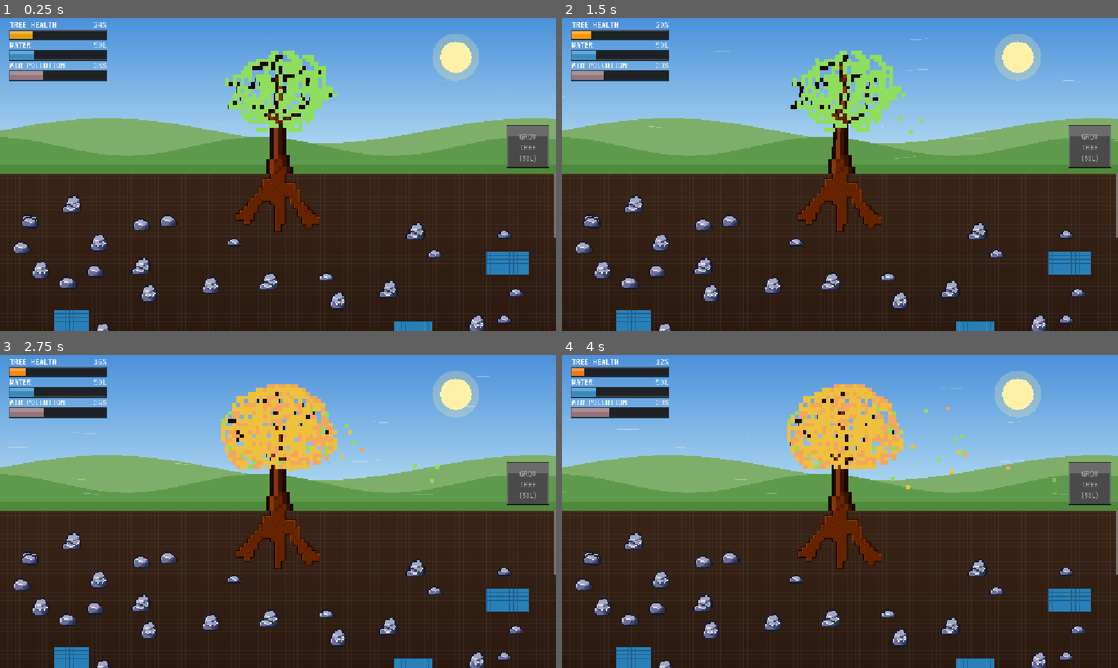
Above: before the commit, frames 1-4 (two rows, left to right).
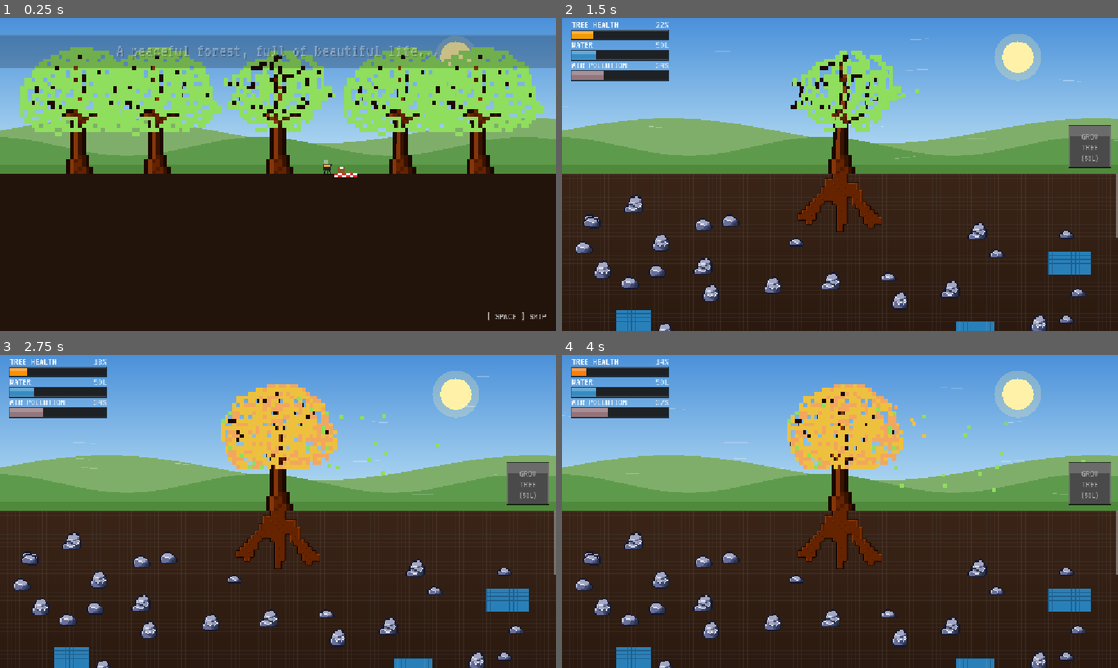
Above: after the commit, the same moments.

Repository: Jeeareen/ExtendoRoot
Game: Godot game, scene res://scenes/main.tscn
Same seed, same stepped clock (60 frames per second), same inputs: the game is played once before the commit and once after it.
Inputs (mouse positions are in pixels of both pictures, inside the frame that each line leads up to):
- Up to frame 1 (0.25 s): no input
- Up to frame 2 (1.5 s): tap Enter at 0.5, 0.6 s; move the mouse to (962, 158) at 0.52 s; click (962, 158) at 0.67 s; tap Space at 0.77, 0.8, 1.07 s; drag from (728, 190) to (812, 237) at 1.27 s
- Up to frame 3 (2.75 s): move the mouse to (333, 442) at 2.02 s; tap Enter at 2.1 s; click (333, 442) at 2.17 s; tap Space at 2.3 s
- Up to frame 4 (4 s): drag from (812, 574) to (673, 464) at 2.77 s; move the mouse to (1006, 558) at 3.52 s; tap Enter at 3.6 s; click (1006, 558) at 3.67 s; tap Space at 3.77, 3.8 s

The runs differ from the first frame. In frame 1, 37% of the frame differs, in the area x 0-100%, y 1-100%; in frame 2, 0.1%; in frame 3, 0.3%; in frame 4, 0.4%.

Commit message:
feat(intro): add animated pixel-art cutscene with skip and narrative texts

Diff:
--- a/scripts/main.gd
+++ b/scripts/main.gd
@@ -121,6 +121,21 @@
 var _root_grow_player: AudioStreamPlayer = null
 const ROOT_SFX_HOLD_TIME := 0.14
 var _root_sfx_timer: float = 0.0
+
+# Game state machine & Intro cinematic configuration
+enum GameState {
+	INTRO_PEACEFUL,
+	INTRO_FIRE,
+	INTRO_AFTERMATH,
+	INTRO_READY,
+	PLAYING
+}
+var _game_state: GameState = GameState.INTRO_PEACEFUL
+var _intro_timer: float = 0.0
+var _intro_fire_particles: Array = []
+var _intro_smoke_particles: Array = []
+var _intro_ash_particles: Array = []
+
 var _water_stored: float = INITIAL_WATER # Starts at 50L (equivalent to 50px of water source)
 var _tree_health: float = 25.0 # Starts at initial stage (small tree)
 var _air_pollution: float = 35.0
@@ -187,6 +202,10 @@
 
 
 func _process(delta: float) -> void:
+	if _game_state != GameState.PLAYING:
+		_process_intro(delta)
+		return
+
 	if _is_game_over:
 		if _root_grow_player and _root_grow_player.playing:
 			_root_grow_player.stop()
@@ -317,6 +336,7 @@
 
 
 func _restart_game() -> void:
+	_game_state = GameState.PLAYING
 	_water_stored = INITIAL_WATER
 	_tree_health = 25.0
 	_air_pollution = 35.0
@@ -524,6 +544,24 @@
 
 
 func _unhandled_input(event: InputEvent) -> void:
+	if _game_state != GameState.PLAYING:
+		if event is InputEventKey and event.pressed and not event.echo:
+			if event.keycode == KEY_SPACE or event.keycode == KEY_ENTER:
+				_start_gameplay()
+				return
+			elif event.keycode == KEY_ESCAPE:
+				var mode := DisplayServer.window_get_mode()
+				if mode == DisplayServer.WINDOW_MODE_FULLSCREEN:
+					DisplayServer.window_set_mode(DisplayServer.WINDOW_MODE_WINDOWED)
+				else:
+					DisplayServer.window_set_mode(DisplayServer.WINDOW_MODE_FULLSCREEN)
+				return
+		elif event is InputEventMouseButton and event.pressed and event.button_index == MOUSE_BUTTON_LEFT:
+			if _game_state == GameState.INTRO_READY:
+				_start_gameplay()
+				return
+		return
+
 	var size := get_viewport_rect().size
 	var mid := size.y * 0.5
 	var grow_btn_rect := _get_grow_button_rect(size, mid)
@@ -945,9 +983,501 @@
 					_rock_cells[Vector2i(origin_x + cell_c, origin_y + cell_r)] = true
 
 
+func _process_intro(delta: float) -> void:
+	_intro_timer += delta
+	if _intro_timer < 5.0:
+		_game_state = GameState.INTRO_PEACEFUL
+	elif _intro_timer < 11.0:
+		_game_state = GameState.INTRO_FIRE
+	elif _intro_timer < 15.0:
+		_game_state = GameState.INTRO_AFTERMATH
+	else:
+		_game_state = GameState.INTRO_READY
+
+	var size := get_viewport_rect().size
+	var mid := size.y * 0.5
+	_update_intro_particles(delta, size, mid)
+	_update_wind(delta)
+	queue_redraw()
+
+
+func _start_gameplay() -> void:
+	_game_state = GameState.PLAYING
+	_intro_fire_particles.clear()
+	_intro_smoke_particles.clear()
+	_intro_ash_particles.clear()
+	queue_redraw()
+
+
+func _update_intro_particles(delta: float, size: Vector2, mid: float) -> void:
+	var bbq_x := size.x * 0.58 + 10.0
+	var spark_land_x := size.x * 0.58 + 28.0
+
+	# 1. Peaceful smoke puffs from grill (0.0s - 5.0s)
+	if _intro_timer < 5.0:
+		if _wind_rng.randf() < delta * 4.5:
+			_intro_smoke_particles.append({
+				"pos": Vector2(bbq_x + _wind_rng.randf_range(-3.0, 3.0), mid - 20.0),
+				"vel": Vector2(_wind_rng.randf_range(-6.0, 10.0), _wind_rng.randf_range(-22.0, -38.0)),
+				"radius": _wind_rng.randf_range(3.0, 5.0),
+				"max_radius": _wind_rng.randf_range(10.0, 18.0),
+				"color": Color(0.92, 0.94, 0.96, 0.45),
+				"age": 0.0,
+				"max_age": _wind_rng.randf_range(2.0, 3.2)
+			})
+
+	# 2. Fire and dark billowing smoke (5.8s - 11.5s)
+	if _intro_timer >= 5.8 and _intro_timer < 11.5:
+		var left_t := clampf((_intro_timer - 5.8) / 3.8, 0.0, 1.0)
+		var fire_left := lerpf(spark_land_x, size.x * 0.06, left_t)
+		var right_t := clampf((_intro_timer - 5.8) / 2.8, 0.0, 1.0)
+		var fire_right := lerpf(spark_land_x, size.x * 0.94, right_t)
+
+		var fire_intensity := 1.0
+		if _intro_timer > 10.0:
+			fire_intensity = clampf((11.5 - _intro_timer) / 1.5, 0.0, 1.0)
+
+		# Ground fire sparks/particles
+		var spawn_count := int(fire_intensity * 7.0)
+		for k in spawn_count:
+			var fx := _wind_rng.randf_range(fire_left, fire_right)
+			if absf(fx - size.x * 0.5) < 14.0:
+				continue
+			var col_choice := _wind_rng.randf()
+			var p_col: Color
+			if col_choice < 0.35:
+				p_col = Color("fff59d")
+			elif col_choice < 0.7:
+				p_col = Color("ff9800")
+			else:
+				p_col = Color("f44336")
+
+			_intro_fire_particles.append({
+				"pos": Vector2(fx, mid - _wind_rng.randf_range(0.0, 10.0)),
+				"vel": Vector2(_wind_rng.randf_range(-15.0, 15.0) + _wind_direction * 10.0, _wind_rng.randf_range(-45.0, -110.0)),
+				"size": _wind_rng.randf_range(3.0, 7.0),
+				"color": p_col,
+				"age": 0.0,
+				"max_age": _wind_rng.randf_range(0.25, 0.55)
+			})
+
+		# Dark billowing smoke
+		for k in 3:
+			var sx := _wind_rng.randf_range(fire_left, fire_right)
+			_intro_smoke_particles.append({
+				"pos": Vector2(sx, mid - _wind_rng.randf_range(5.0, 18.0)),
+				"vel": Vector2(_wind_rng.randf_range(10.0, 35.0) * _wind_direction, _wind_rng.randf_range(-35.0, -75.0)),
+				"radius": _wind_rng.randf_range(6.0, 12.0),
+				"max_radius": _wind_rng.randf_range(28.0, 52.0),
+				"color": Color(_wind_rng.randf_range(0.12, 0.22), _wind_rng.randf_range(0.10, 0.16), _wind_rng.randf_range(0.08, 0.14), 0.55 * fire_intensity),
+				"age": 0.0,
+				"max_age": _wind_rng.randf_range(2.5, 4.2)
+			})
+
+	# 3. Ash flakes drifting in the aftermath (10.5s+)
+	if _intro_timer >= 10.5:
+		if _wind_rng.randf() < 0.45:
+			_intro_ash_particles.append({
+				"pos": Vector2(_wind_rng.randf_range(-20.0, size.x + 20.0), -10.0),
+				"vel": Vector2(_wind_rng.randf_range(-12.0, 12.0), _wind_rng.randf_range(22.0, 48.0)),
+				"size": _wind_rng.randf_range(1.5, 3.5),
+				"alpha": _wind_rng.randf_range(0.35, 0.75),
+				"phase": _wind_rng.randf_range(0.0, TAU),
+				"age": 0.0,
+				"max_age": _wind_rng.randf_range(8.0, 15.0)
+			})
+
+		var stump_xs := [size.x * 0.14, size.x * 0.28, size.x * 0.72, size.x * 0.86]
+		for sx in stump_xs:
+			if _wind_rng.randf() < delta * 1.8:
+				_intro_smoke_particles.append({
+					"pos": Vector2(sx + _wind_rng.randf_range(-4.0, 4.0), mid - 14.0),
+					"vel": Vector2(_wind_rng.randf_range(-6.0, 10.0), _wind_rng.randf_range(-18.0, -32.0)),
+					"radius": _wind_rng.randf_range(3.0, 5.0),
+					"max_radius": _wind_rng.randf_range(10.0, 16.0),
+					"color": Color(0.65, 0.65, 0.65, 0.35),
+					"age": 0.0,
+					"max_age": _wind_rng.randf_range(1.8, 2.8)
+				})
+
+	# Update smoke particles
+	for i in range(_intro_smoke_particles.size() - 1, -1, -1):
+		var p: Dictionary = _intro_smoke_particles[i]
+		p["age"] += delta
+		if p["age"] >= p["max_age"]:
+			_intro_smoke_particles.remove_at(i)
+		else:
+			p["pos"] += p["vel"] * delta
+
+	# Update fire particles
+	for i in range(_intro_fire_particles.size() - 1, -1, -1):
+		var p: Dictionary = _intro_fire_particles[i]
+		p["age"] += delta
+		if p["age"] >= p["max_age"]:
+			_intro_fire_particles.remove_at(i)
+		else:
+			p["pos"] += p["vel"] * delta
+
+	# Update ash particles
+	for i in range(_intro_ash_particles.size() - 1, -1, -1):
+		var p: Dictionary = _intro_ash_particles[i]
+		p["age"] += delta
+		if p["age"] >= p["max_age"] or p["pos"].y > size.y + 10.0:
+			_intro_ash_particles.remove_at(i)
+		else:
+			p["pos"].x += (p["vel"].x + sin(p["age"] * 2.2 + p["phase"]) * 14.0) * delta
+			p["pos"].y += p["vel"].y * delta
+
+
+func _draw_tree_standalone(pos: Vector2, leaf_rect: Rect2, trunk_rect: Rect2, leaf_offset_px: float = 0.0, sway_mult: float = 1.0, color_mod: Color = Color.WHITE, burn_progress: float = 0.0) -> void:
+	if not _tree_texture:
+		var col := color_mod if burn_progress <= 0.0 else color_mod.lerp(Color("22110a"), burn_progress)
+		draw_rect(Rect2(pos - Vector2(8.0, 40.0), Vector2(16.0, 40.0)), col)
+		return
+
+	var tree_pixel_scale := TILE_SIZE
+	var scaled_size := Vector2(SPRITE_SIZE, SPRITE_SIZE) * tree_pixel_scale
+	var dest_pos := Vector2(pos.x - 19.0 * tree_pixel_scale, pos.y - 37.0 * tree_pixel_scale)
+
+	var sway_px := (sin(_wind_time * WIND_SWAY_FREQ + pos.x * 0.015) * WIND_MAX_SWAY_PX + _wind_direction * 0.6) * _wind_strength * sway_mult
+	var base_oscillation_x := sway_px * tree_pixel_scale
+	var leaf_offset_x := base_oscillation_x * 0.75
+
+	if burn_progress >= 1.0:
+		# Fully burnt tree: only lower charred trunk stump (rows 31..36)
+		var burnt_trunk_col := Color("140905")
+		for row_y in range(31, SPRITE_SIZE):
+			var dst_row_rect := Rect2(
+				dest_pos.x,
+				dest_pos.y + float(row_y) * tree_pixel_scale,
+				scaled_size.x,
+				tree_pixel_scale
+			)
+			var src_row := Rect2(trunk_rect.position.x, trunk_rect.position.y + row_y, SPRITE_SIZE, 1.0)
+			draw_texture_rect_region(_tree_texture, dst_row_rect, src_row, burnt_trunk_col)
+		return
+
+	var trunk_col := color_mod
+	if burn_progress > 0.0:
+		trunk_col = color_mod.lerp(Color("160a06"), burn_progress)
+
+	for row_y in SPRITE_SIZE:
+		var height_t := clampf((36.0 - float(row_y)) / 32.0, 0.0, 1.0)
+		var trunk_row_offset_x := base_oscillation_x * 0.5 * (height_t * height_t)
+		var dst_row_rect := Rect2(
+			dest_pos.x + trunk_row_offset_x,
+			dest_pos.y + float(row_y) * tree_pixel_scale,
+			scaled_size.x,
+			tree_pixel_scale
+		)
+		var src_row := Rect2(trunk_rect.position.x, trunk_rect.position.y + row_y, SPRITE_SIZE, 1.0)
+		draw_texture_rect_region(_tree_texture, dst_row_rect, src_row, trunk_col)
+
+	# Leaves
+	if burn_progress < 1.0:
+		var leaf_alpha := 1.0
+		var leaf_tint := color_mod
+		if burn_progress > 0.0:
+			leaf_alpha = clampf((1.0 - burn_progress) * 1.25, 0.0, 1.0)
+			leaf_tint = color_mod.lerp(Color("ff4500"), burn_progress)
+		leaf_tint.a *= leaf_alpha
+		if leaf_tint.a > 0.01:
+			var leaf_dest := Rect2(dest_pos + Vector2(leaf_offset_x, -leaf_offset_px * tree_pixel_scale), scaled_size)
+			draw_texture_rect_region(_tree_texture, leaf_dest, leaf_rect, leaf_tint)
+
+
+func _draw_intro_picnic(pos: Vector2, burn_progress: float) -> void:
+	var bbq_x := pos.x + 10.0
+	var bbq_base_y := pos.y
+
+	# Ground shadow
+	draw_line(Vector2(bbq_x - 8.0, bbq_base_y), Vector2(bbq_x + 8.0, bbq_base_y), Color(0.0, 0.0, 0.0, 0.35), 2.0)
+	# Grill legs
+	var leg_col := Color("141414")
+	draw_line(Vector2(bbq_x - 7.0, bbq_base_y), Vector2(bbq_x - 3.0, bbq_base_y - 12.0), leg_col, 2.0)
+	draw_line(Vector2(bbq_x + 7.0, bbq_base_y), Vector2(bbq_x + 3.0, bbq_base_y - 12.0), leg_col, 2.0)
+	draw_line(Vector2(bbq_x, bbq_base_y), Vector2(bbq_x, bbq_base_y - 12.0), leg_col, 2.0)
+
+	# Kettle bowl
+	var bowl_rect := Rect2(bbq_x - 8.0, bbq_base_y - 20.0, 16.0, 10.0)
+	draw_rect(bowl_rect, Color("222222"))
+	draw_rect(Rect2(bbq_x - 9.0, bbq_base_y - 21.0, 18.0, 3.0), Color("333333"))
+
+	# Glowing coals inside
+	var coal_glow := (sin(_intro_timer * 6.0) + 1.0) * 0.5
+	var coal_col := Color("ff5722").lerp(Color("ffeb3b"), coal_glow * 0.6)
+	draw_rect(Rect2(bbq_x - 6.0, bbq_base_y - 19.0, 12.0, 4.0), coal_col)
+
+	# Spark flying out from grill (5.0s to 5.8s)
+	if _intro_timer >= 5.0 and _intro_timer < 5.8:
+		var spark_t := (_intro_timer - 5.0) / 0.8
+		var target_x := pos.x + 28.0
+		var sx := lerpf(bbq_x, target_x, spark_t)
+		var sy := lerpf(bbq_base_y - 19.0, bbq_base_y, spark_t) - sin(spark_t * PI) * 26.0
+		draw_rect(Rect2(Vector2(sx - 2.0, sy - 2.0), Vector2(4.0, 4.0)), Color("fff59d"))
+		draw_rect(Rect2(Vector2(sx - 1.0, sy - 1.0), Vector2(2.0, 2.0)), Color.WHITE)
+
+	# Picnic Blanket & Basket at pos + Vector2(24.0, 0.0)
+	var blk_x := pos.x + 24.0
+	var blk_w := 48.0
+	var blk_h := 10.0
+
+	if burn_progress < 1.0:
+		var blk_mod := Color.WHITE.lerp(Color("1a100a"), burn_progress)
+		var tile_w := 8.0
+		var tile_h := 5.0
+		for row in 2:
+			for col in 6:
+				var is_red := (col + row) % 2 == 0
+				var t_col := Color("d32f2f") if is_red else Color("f5f5f5")
+				t_col = t_col * blk_mod
+				draw_rect(Rect2(blk_x + float(col) * tile_w, bbq_base_y - 4.0 + float(row) * tile_h, tile_w, tile_h), t_col)
+
+		# Picnic Basket
+		var basket_col := Color("8d5524").lerp(Color("160b06"), burn_progress)
+		var basket_rect := Rect2(blk_x + 8.0, bbq_base_y - 16.0, 14.0, 12.0)
+		draw_rect(basket_rect, basket_col)
+		draw_line(Vector2(basket_rect.position.x, basket_rect.position.y), Vector2(basket_rect.position.x + basket_rect.size.x, basket_rect.position.y), Color("a06530") * blk_mod, 1.0)
+		# Basket cloth
+		draw_rect(Rect2(blk_x + 12.0, bbq_base_y - 16.0, 6.0, 5.0), Color.WHITE * blk_mod)
+		# Small fruit on blanket
+		draw_rect(Rect2(blk_x + 32.0, bbq_base_y - 7.0, 4.0, 4.0), Color("e53935") * blk_mod)
+	else:
+		# Burnt ash smudge
+		draw_rect(Rect2(blk_x, bbq_base_y - 2.0, blk_w, 4.0), Color("170f0a"))
+
+
+func _draw_intro_smoke_particles() -> void:
+	for p in _intro_smoke_particles:
+		var progress: float = p["age"] / p["max_age"]
+		var r: float = lerpf(p["radius"], p["max_radius"], progress)
+		var col: Color = p["color"]
+		col.a *= (1.0 - progress)
+		draw_circle(p["pos"], r, col)
+
+
+func _draw_intro_fire_particles() -> void:
+	for p in _intro_fire_particles:
+		var progress: float = p["age"] / p["max_age"]
+		var s: float = lerpf(p["size"], 1.5, progress)
+		var col: Color = p["color"]
+		col.a *= (1.0 - progress)
+		draw_rect(Rect2(p["pos"].x - s * 0.5, p["pos"].y - s * 0.5, s, s), col)
+
+
+func _draw_intro_ash_particles() -> void:
+	for p in _intro_ash_particles:
+		var progress: float = p["age"] / p["max_age"]
+		var s: float = p["size"]
+		var a: float = p["alpha"] * (1.0 - progress * 0.6)
+		draw_rect(Rect2(p["pos"].x, p["pos"].y, s, s), Color(0.88, 0.88, 0.90, a))
+
+
+func _draw_intro_narrative(size: Vector2) -> void:
+	if not _vt323_font:
+		return
+
+	var text := ""
+	var alpha := 0.0
+	var is_final := false
+	var subtext := ""
+
+	if _intro_timer < 5.0:
+		text = "A peaceful forest, full of beautiful life..."
+		if _intro_timer < 0.8:
+			alpha = _intro_timer / 0.8
+		elif _intro_timer > 4.4:
+			alpha = clampf((5.0 - _intro_timer) / 0.6, 0.0, 1.0)
+		else:
+			alpha = 1.0
+	elif _intro_timer < 11.0:
+		text = "A single careless spark... turned forest to ashes."
+		if _intro_timer < 5.8:
+			alpha = (_intro_timer - 5.0) / 0.8
+		elif _intro_timer > 10.4:
+			alpha = clampf((11.0 - _intro_timer) / 0.6, 0.0, 1.0)
+		else:
+			alpha = 1.0
+	else:
+		text = "The fate of the forest is now in your hands."
+		alpha = clampf((_intro_timer - 11.0) / 0.8, 0.0, 1.0)
+		is_final = true
+		if _intro_timer >= 15.0:
+			subtext = "[ PRESS SPACE TO BEGIN ]"
+
+	if alpha > 0.01 and text != "":
+		# Letterbox banner at top
+		var bar_rect := Rect2(0.0, 36.0, size.x, 68.0)
+		draw_rect(bar_rect, Color(0.04, 0.04, 0.06, 0.72 * alpha))
+		draw_line(Vector2(0.0, 36.0), Vector2(size.x, 36.0), Color(0.95, 0.82, 0.5, 0.45 * alpha), 1.0)
+		draw_line(Vector2(0.0, 104.0), Vector2(size.x, 104.0), Color(0.95, 0.82, 0.5, 0.45 * alpha), 1.0)
+
+		var text_color := Color.WHITE if not is_final else Color("ffd54f")
+		text_color.a *= alpha
+		# Crisp drop shadow
+		draw_string(_vt323_font, Vector2(2.0, 81.0), text, HORIZONTAL_ALIGNMENT_CENTER, size.x, 38, Color(0.0, 0.0, 0.0, 0.85 * alpha))
+		draw_string(_vt323_font, Vector2(0.0, 79.0), text, HORIZONTAL_ALIGNMENT_CENTER, size.x, 38, text_color)
+
+	if subtext != "":
+		# Pulsing call to action box at center bottom
+		var pulse := (sin(_intro_timer * 4.8) + 1.0) * 0.5
+		var sub_color := Color("ffd54f").lerp(Color.WHITE, pulse)
+		var box_w := 360.0
+		var box_h := 46.0
+		var box_pos := Vector2((size.x - box_w) * 0.5, size.y * 0.74)
+		draw_rect(Rect2(box_pos, Vector2(box_w, box_h)), Color(0.0, 0.0, 0.0, 0.75))
+		draw_rect(Rect2(box_pos, Vector2(box_w, box_h)), sub_color, false, 2.0)
+		draw_string(_vt323_font, Vector2(box_pos.x, box_pos.y + 32.0), subtext, HORIZONTAL_ALIGNMENT_CENTER, box_w, 32, sub_color)
+
+	# Skip prompt in bottom right
+	if _game_state != GameState.PLAYING and _game_state != GameState.INTRO_READY:
+		draw_string(_vt323_font, Vector2(size.x - 170.0, size.y - 24.0), "[ SPACE ] SKIP", HORIZONTAL_ALIGNMENT_RIGHT, 150.0, 22, Color(1.0, 1.0, 1.0, 0.65))
+
+
+func _draw_intro(size: Vector2, mid: float) -> void:
+	# 1. Sky background
+	var cur_sky_top: Color = SKY_TOP
+	var cur_sky_horiz: Color = SKY_HORIZON
+	var cur_sun_col: Color = SUN
+	var sun_alpha: float = 1.0
+
+	if _intro_timer < 5.0:
+		cur_sky_top = SKY_TOP
+		cur_sky_horiz = SKY_HORIZON
+		cur_sun_col = SUN
+		sun_alpha = 1.0
+	elif _intro_timer < 11.0:
+		var fire_t := clampf((_intro_timer - 5.0) / 4.5, 0.0, 1.0)
+		cur_sky_top = SKY_TOP.lerp(Color("160805"), fire_t)
+		cur_sky_horiz = SKY_HORIZON.lerp(Color("9e320f"), fire_t)
+		cur_sun_col = SUN.lerp(Color("d84315"), fire_t)
+		sun_alpha = lerpf(1.0, 0.25, fire_t)
+	else:
+		var after_t := clampf((_intro_timer - 11.0) / 3.0, 0.0, 1.0)
+		cur_sky_top = Color("160805").lerp(Color("1b2028"), after_t)
+		cur_sky_horiz = Color("9e320f").lerp(Color("4f4347"), after_t)
+		sun_alpha = 0.0
+
+	draw_polygon(
+		PackedVector2Array([Vector2.ZERO, Vector2(size.x, 0), Vector2(size.x, mid), Vector2(0, mid)]),
+		PackedColorArray([cur_sky_top, cur_sky_top, cur_sky_horiz, cur_sky_horiz])
+	)
+
+	# Sun
+	if sun_alpha > 0.02:
+		var sun_pos := Vector2(size.x * 0.82, mid * 0.25)
+		var r := mid * 0.1
+		var c := cur_sun_col
+		c.a *= sun_alpha
+		draw_circle(sun_pos, r, c)
+		var c_ring := cur_sun_col
+		c_ring.a *= 0.2 * sun_alpha
+		draw_circle(sun_pos, r * 1.35, c_ring)
+
+	# 2. Rolling hills
+	var far_col := HILL_FAR
+	var near_col := HILL_NEAR
+	if _intro_timer >= 5.0 and _intro_timer < 11.0:
+		var ht := clampf((_intro_timer - 5.0) / 4.5, 0.0, 1.0)
+		far_col = HILL_FAR.lerp(Color("3d2016"), ht)
+		near_col = HILL_NEAR.lerp(Color("2a170f"), ht)
+	elif _intro_timer >= 11.0:
+		var ht := clampf((_intro_timer - 11.0) / 3.0, 0.0, 1.0)
+		far_col = Color("3d2016").lerp(Color("23272e"), ht)
+		near_col = Color("2a170f").lerp(Color("1b1e24"), ht)
+
+	_draw_wave(size.x, mid, mid * 0.72, mid * 0.08, 1.3, 0.0, far_col)
+	_draw_wave(size.x, mid, mid * 0.82, mid * 0.06, 2.1, 1.7, near_col)
+
+	# 3. Ground meadow (grassline at mid)
+	var grass_col := GRASS
+	if _intro_timer >= 5.8 and _intro_timer < 11.0:
+		var gt := clampf((_intro_timer - 5.8) / 3.5, 0.0, 1.0)
+		grass_col = GRASS.lerp(Color("22150e"), gt)
+	elif _intro_timer >= 11.0:
+		grass_col = Color("1e140d")
+
+	draw_rect(Rect2(0, mid * 0.94, size.x, mid * 0.06), grass_col)
+
+	# Below mid: Soil / Underground
+	if _intro_timer < 11.0:
+		draw_rect(Rect2(0, mid, size.x, size.y - mid), Color("22140b"))
+	else:
+		_draw_soil_grid(size, mid)
+		var soil_cover_alpha := clampf(1.0 - (_intro_timer - 11.0) / 2.0, 0.0, 1.0)
+		if soil_cover_alpha > 0.0:
+			draw_rect(Rect2(0, mid, size.x, size.y - mid), Color(0.13, 0.08, 0.04, soil_cover_alpha))
+
+	# 4. Smoke & particles behind/around trees
+	_draw_intro_smoke_particles()
+
+	# 5. Picnic Area & Barbecue
+	var picnic_pos := Vector2(size.x * 0.58, mid)
+	var picnic_burn := 0.0
+	if _intro_timer >= 5.8:
+		picnic_burn = clampf((_intro_timer - 5.8) / 1.8, 0.0, 1.0)
+	_draw_intro_picnic(picnic_pos, picnic_burn)
+
+	# 6. Trees
+	var burn_t3 := clampf((_intro_timer - 6.2) / 2.0, 0.0, 1.0) if _intro_timer >= 6.2 else 0.0
+	var burn_t4 := clampf((_intro_timer - 7.2) / 2.0, 0.0, 1.0) if _intro_timer >= 7.2 else 0.0
+	var burn_t1 := clampf((_intro_timer - 8.0) / 2.0, 0.0, 1.0) if _intro_timer >= 8.0 else 0.0
+	var burn_t0 := clampf((_intro_timer - 9.0) / 2.0, 0.0, 1.0) if _intro_timer >= 9.0 else 0.0
+
+	# Tree 0 (Left Far)
+	_draw_tree_standalone(Vector2(size.x * 0.14, mid), SPRITE_RECT_MIDLEAVES, SPRITE_RECT_SMALLROOT, 0.0, 0.85, Color.WHITE, burn_t0)
+	# Tree 1 (Left Near)
+	_draw_tree_standalone(Vector2(size.x * 0.28, mid), SPRITE_RECT_MIDLEAVES, SPRITE_RECT_SMALLROOT, 0.0, 1.1, Color.WHITE, burn_t1)
+	# Tree 3 (Right Near)
+	_draw_tree_standalone(Vector2(size.x * 0.72, mid), SPRITE_RECT_MIDLEAVES, SPRITE_RECT_SMALLROOT, 0.0, 1.05, Color.WHITE, burn_t3)
+	# Tree 4 (Right Far)
+	_draw_tree_standalone(Vector2(size.x * 0.86, mid), SPRITE_RECT_MIDLEAVES, SPRITE_RECT_SMALLROOT, 0.0, 0.9, Color.WHITE, burn_t4)
+
+	# Center Protagonist Tree (NEVER burns!)
+	_draw_tree_standalone(Vector2(size.x * 0.50, mid), SPRITE_RECT_SMALLLEAVES, SPRITE_RECT_SMALLROOT, 0.0, 1.0, Color.WHITE, 0.0)
+
+	# 7. Flames & Fire Line on the grass
+	if _intro_timer >= 5.8 and _intro_timer < 11.5:
+		var spark_land_x := size.x * 0.58 + 28.0
+		var left_t := clampf((_intro_timer - 5.8) / 3.8, 0.0, 1.0)
+		var fire_left := lerpf(spark_land_x, size.x * 0.06, left_t)
+		var right_t := clampf((_intro_timer - 5.8) / 2.8, 0.0, 1.0)
+		var fire_right := lerpf(spark_land_x, size.x * 0.94, right_t)
+
+		var fire_alpha := 1.0
+		if _intro_timer > 10.0:
+			fire_alpha = clampf((11.5 - _intro_timer) / 1.5, 0.0, 1.0)
+
+		var step_x := 8.0
+		var num_steps := int((fire_right - fire_left) / step_x)
+		for s in num_steps:
+			var fx := fire_left + float(s) * step_x
+			if absf(fx - size.x * 0.5) < 16.0:
+				continue
+			var jitter := sin(fx * 0.35 + _intro_timer * 16.0) * 0.5 + 0.5
+			var flame_h := jitter * 14.0 + 4.0
+			var col_outer := Color("f44336")
+			col_outer.a *= fire_alpha
+			var col_inner := Color("ffeb3b")
+			col_inner.a *= fire_alpha
+			draw_rect(Rect2(fx, mid - flame_h, step_x, flame_h), col_outer)
+			draw_rect(Rect2(fx + 2.0, mid - flame_h * 0.65, step_x - 4.0, flame_h * 0.65), col_inner)
+
+	# 8. Draw Fire particles and Ash flakes on top
+	_draw_intro_fire_particles()
+	_draw_intro_ash_particles()
+
+	# 9. Narrative text and prompts
+	_draw_intro_narrative(size)
+
+
 func _draw() -> void:
 	var size := get_viewport_rect().size
 	var mid := size.y * 0.5
+	if _game_state != GameState.PLAYING:
+		_draw_intro(size, mid)
+		return
+
 	_draw_sky(size, mid)
 	_draw_hills(size, mid)
 	_draw_wind_gusts(mid)
